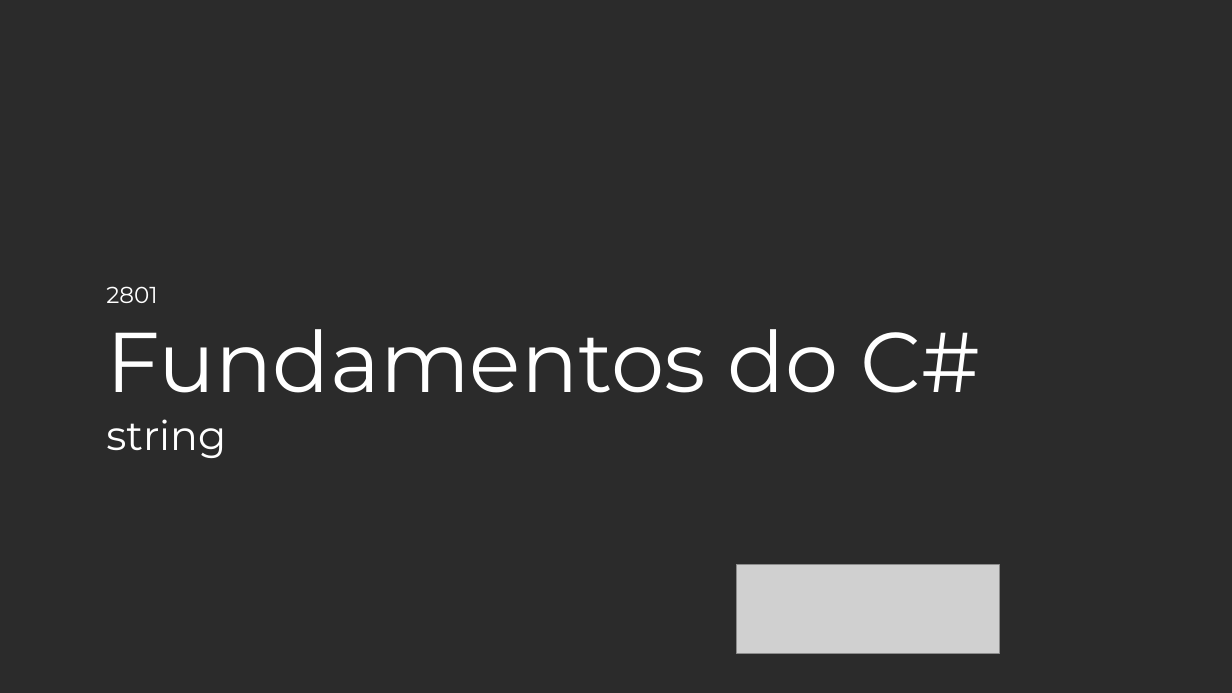
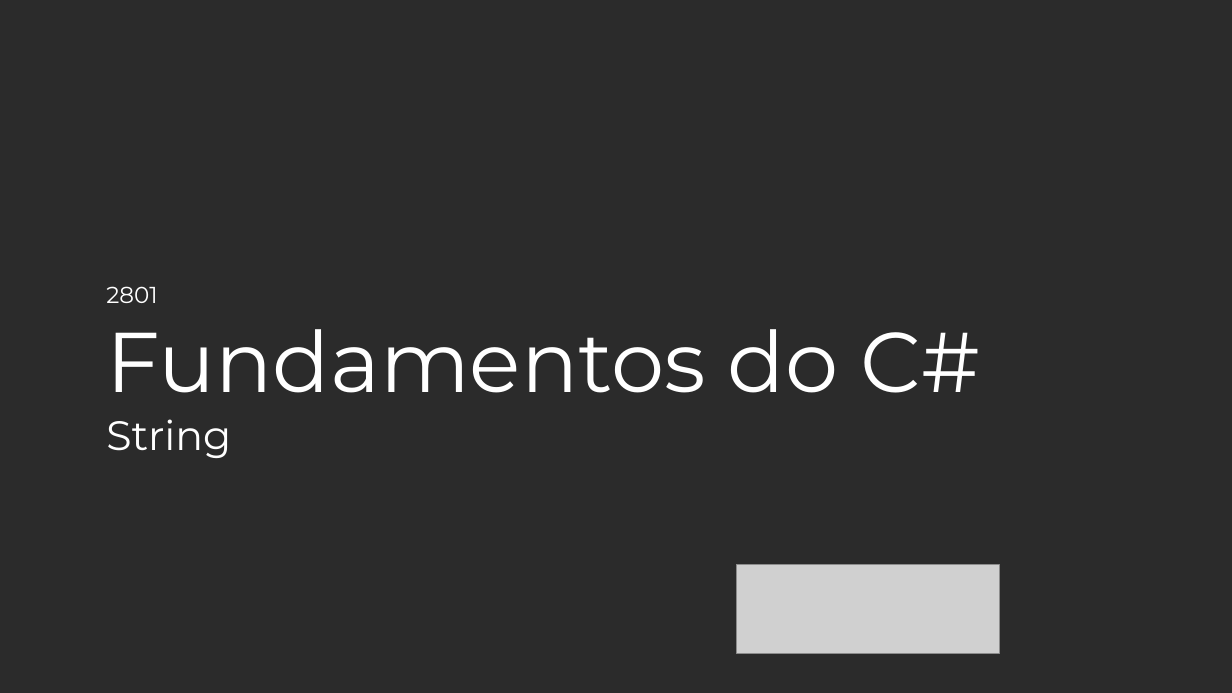
Before and after one commit to balta-io/2801, a slide deck: slide 44 of material-apoio/Modulo 5 - Linguagem de Programacao/2801 - Modulo 5 - Linguagem de Programacao.pptx. Drawn at 1232x693 pixels with LibreOffice and Linux fonts; fonts in the diff are those of the drawing; grey boxes stand for pictures; background and template pictures are left out; a plain dark background stands for a picture behind light text. Boxes give left, top, right and bottom in pixels: in the first picture for what was removed or moved away, otherwise in the second. Text is boxed around its words. In the diff, an @@ line names an element or a change of style, - is before the commit and + after.

```diff
--- a/material-apoio/Modulo 5 - Linguagem de Programacao/2801 - Modulo 5 - Linguagem de Programacao.pptx
+++ b/material-apoio/Modulo 5 - Linguagem de Programacao/2801 - Modulo 5 - Linguagem de Programacao.pptx
@@ text at [106, 419, 231, 458]: text changed @@
-string
+String
```
Also in this commit, not shown: 8 other slides changed, 51 slides added.
